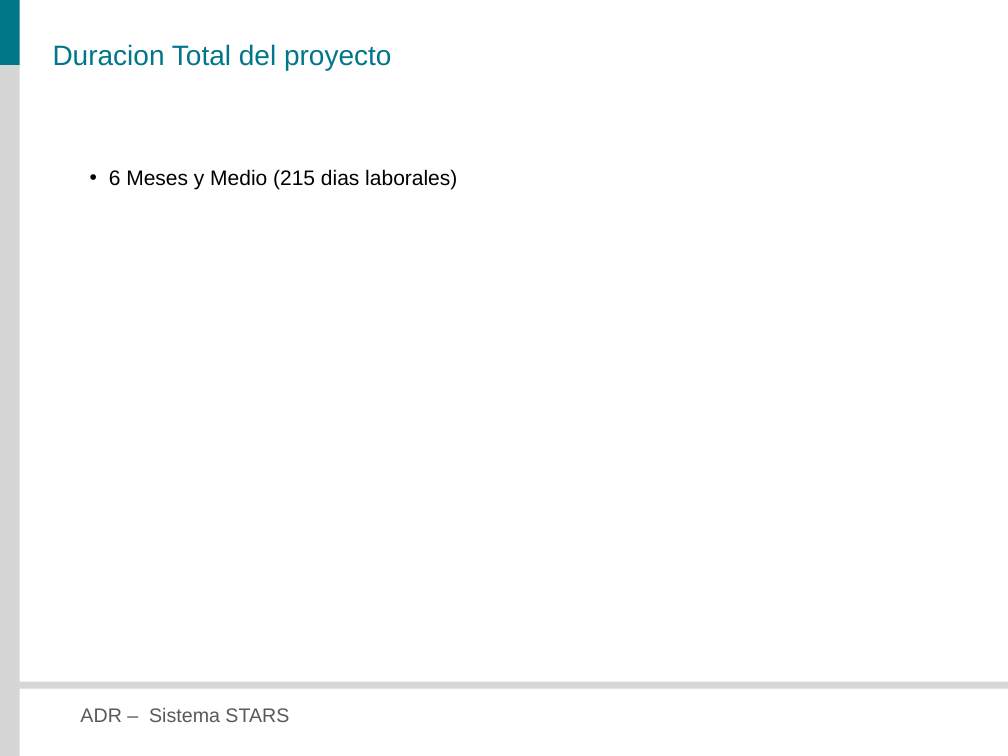
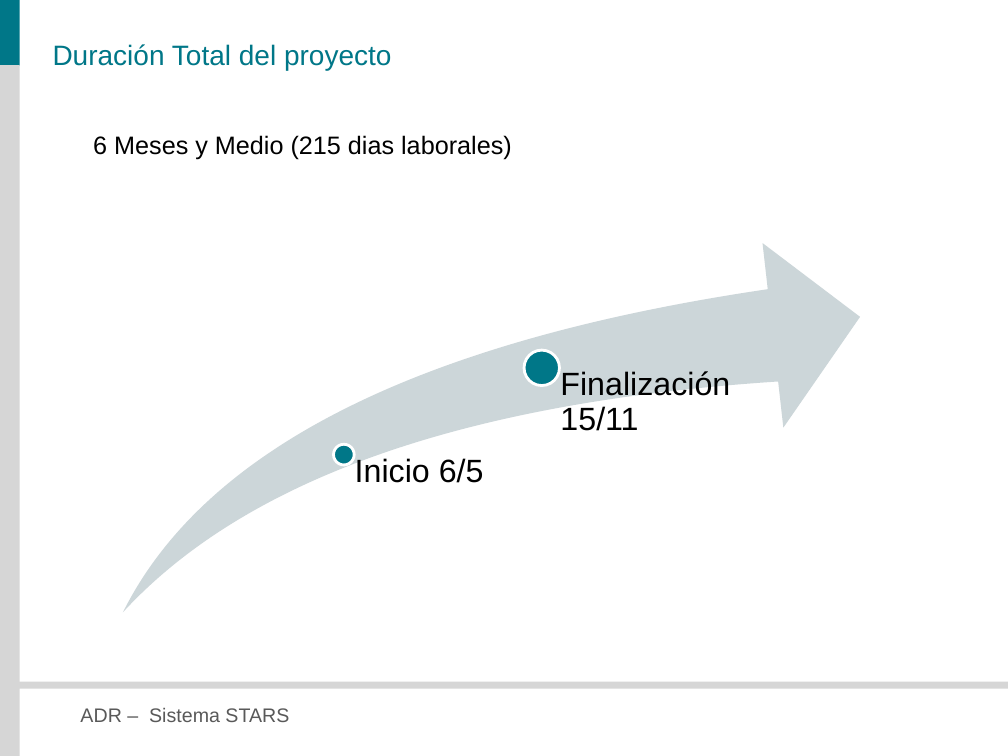
Before and after one commit to veritoreinoso/adr-2010, a slide deck: slide 29 of Presentacion.pptx (slide 28 before the commit). Drawn at 1008x756 pixels with LibreOffice and Linux fonts; fonts in the diff are those of the drawing. Boxes give left, top, right and bottom in pixels: in the first picture for what was removed or moved away, otherwise in the second. Text is boxed around its words. In the diff, an @@ line names an element or a change of style, - is before the commit and + after.

```diff
--- a/Presentacion.pptx
+++ b/Presentacion.pptx
@@ title at box(53, 44, 391, 71): text changed @@
-Duracion Total del proyecto
+Duración Total del proyecto
@@ text "6 Meses y Medio (215 ...": place and size @@
-text "6 Meses y Medio (215 ..." at box(109, 169, 457, 189)
+text "6 Meses y Medio (215 ..." at box(93, 135, 512, 159)
@@ text "6 Meses y Medio (215 ..." at box(93, 135, 512, 159): size 15 to 18 pt; bullet • to none; less space between paragraphs @@
@@ group added at box(123, 243, 860, 612): 2 ellipses, 2 texts, 1 swoosh arrow @@
+Inicio 6/5
+Finalización 15/11
```
Also in this commit, not shown: 11 other slides changed, 2 slides added.
